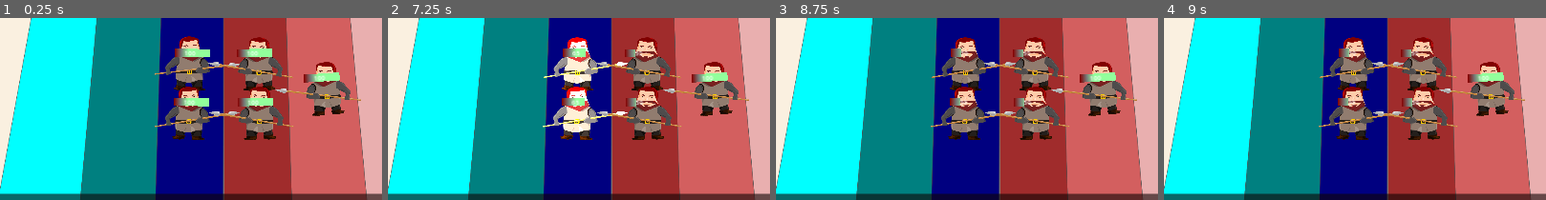
Above: before the commit, frames 1-4 (left to right).
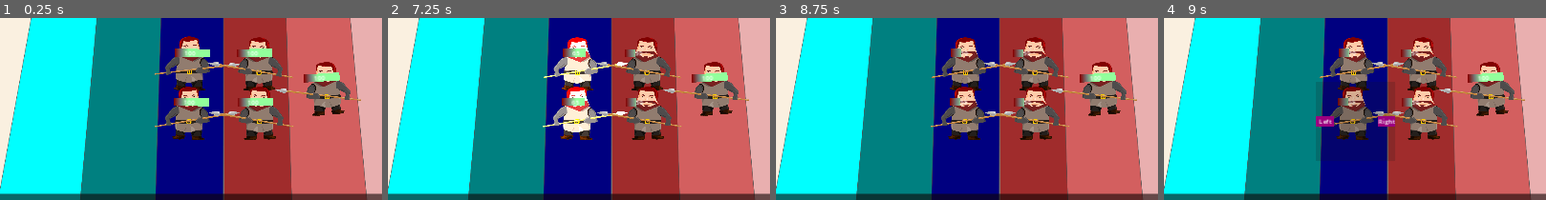
Above: after the commit, the same moments.

Repository: bbnewey15/Raid-The-Land
Game: Godot game, scene res://scenes/Main.tscn
The game is run twice, just before and just after one commit, with the same random seed, the same clock (stepped at 60 frames per second) and the same inputs.
Inputs (mouse positions are % of the whole screen's width and height, from its top left):
- Up to frame 1 (0.25 s): no input
- Up to frame 2 (7.25 s): tap Enter at 0.5, 5.75 s; move the mouse to (46, 51) at 0.52 s; click (46, 51) at 0.67 s; move the mouse to (46, 64) at 1.27 s; click (46, 64) at 1.42 s; tap Space at 2 s; move the mouse to (63, 57) at 2.02 s; click (63, 57) at 2.17 s; move the mouse to (54, 51) at 2.77 s; click (54, 51) at 2.92 s; move the mouse to (54, 64) at 3.52 s; click (54, 64) at 3.67 s; move the mouse to (20, 24) at 4.27 s; click (20, 24) at 4.42 s; move the mouse to (55, 41) at 5.02 s; click (55, 41) at 5.17 s; move the mouse to (35, 12) at 5.77 s; click (35, 12) at 5.92 s; move the mouse to (72, 35) at 6.52 s; click (72, 35) at 6.67 s
- Up to frame 3 (8.75 s): move the mouse to (30, 47) at 7.27 s; click (30, 47) at 7.42 s; tap Space at 8 s; move the mouse to (60, 15) at 8.02 s; click (60, 15) at 8.17 s
- Up to frame 4 (9 s): tap Enter at 8.75 s; move the mouse to (45, 65) at 8.77 s; click (45, 65) at 8.92 s
The pictures show only the part of the screen within x 21-71%, y 36-85%; the shares and areas given below are measured in that part.

Frames 1-3 are identical in both runs. In frame 4, 1.1% of the frame differs, in the area x 39-61%, y 38-63%.

Commit message:
add movement

Diff:
--- a/scenes/encounter/unit_ui.tscn
+++ b/scenes/encounter/unit_ui.tscn
@@ -15,8 +15,9 @@
 [node name="UnitUi" type="Control"]
 layout_mode = 3
 anchors_preset = 0
-offset_right = 110.0
-offset_bottom = 110.0
+offset_right = 150.0
+offset_bottom = 150.0
+mouse_filter = 2
 script = ExtResource("1_y42an")
 
 [node name="HealthBar" type="Control" parent="."]
--- a/scripts/board/unit_column.gd
+++ b/scripts/board/unit_column.gd
@@ -48,9 +48,8 @@
 	unit_grid.add_child(slot)
 
 	# Rotate slot so it is on the right angle
-	var slot_text_rect : TextureRect = slot.get_node("MarginContainer/Control/%TextureRect")
-	slot_text_rect.set_pivot_offset(slot.size/2)
-	slot_text_rect.set_rotation_degrees(-self.get_rotation_degrees())
+	slot.set_pivot_offset(slot.size/2)
+	slot.set_rotation_degrees(-self.get_rotation_degrees())
 
 
 	slot.set_slot_data(data)
--- a/scripts/encounter/action_ui.gd
+++ b/scripts/encounter/action_ui.gd
@@ -12,14 +12,32 @@
 func move_unit(direction: GameData.MOVE_DIRECTION ):
 	print("direction" )
 	print(direction)
+	var slot = active_slot_data.current_slot
+	var moving_slot_column : UnitColumn = slot.get_node("../../../")
+	var move_to_column_index
 	match direction:
 		GameData.LEFT:
 			print("LEFT")
+
+			move_to_column_index = moving_slot_column.column_data.colIndex - 1
+
 		GameData.RIGHT:
 			print("RIGHT")
+			move_to_column_index = moving_slot_column.column_data.colIndex + 1
 
-	#currentUnit.move_unit(direction)
+	assert(move_to_column_index != null)
 
+	if move_to_column_index >= 0 && move_to_column_index <= 5:
+		moving_slot_column.unit_grid.remove_child(slot)
+
+		#Add to new column
+		var column_moved_to: UnitColumn = encounter_manager.columnGroup.column_dict[GameData.getColumnStringByIndex(move_to_column_index)]
+		column_moved_to.add_slot(active_slot_data)
+		update_actionUI()
+		#Remove from old column
+		slot.queue_free()
+	else:
+		return
 
 
 func _on_move_gui_input(event, left_or_right):
--- a/scripts/global/EncounterBus.gd
+++ b/scripts/global/EncounterBus.gd
@@ -78,4 +78,9 @@
 # warning-ignore:unused_signal
 signal unit_attack_finished(unit_attacking: SlotData)
 # warning-ignore:unused_signal
+signal post_fight_state_started(units_data : UnitColumnData)
+# warning-ignore:unused_signal
+signal post_fight_state_stopped
+# warning-ignore:unused_signal
+
 signal unit_selected(unit_col_data: UnitColumnData, index: int, colIndex: int, button: int)
Not shown, changed: changelog.txt
